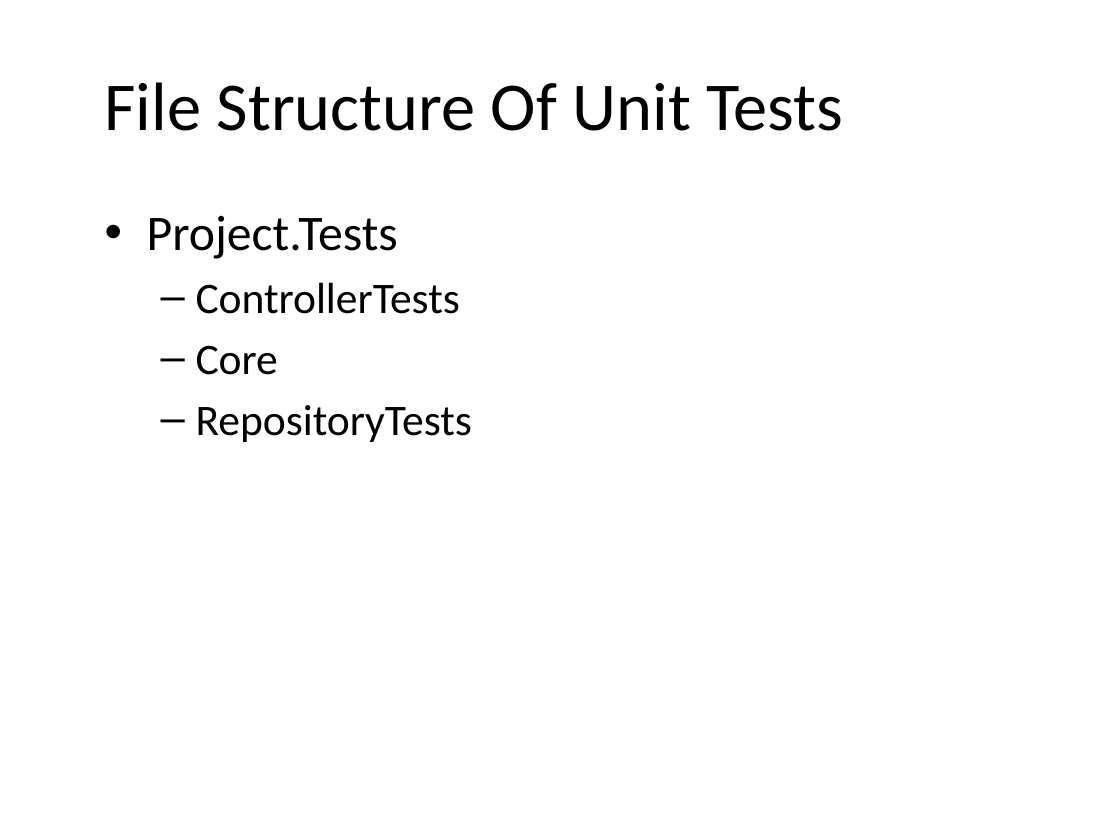
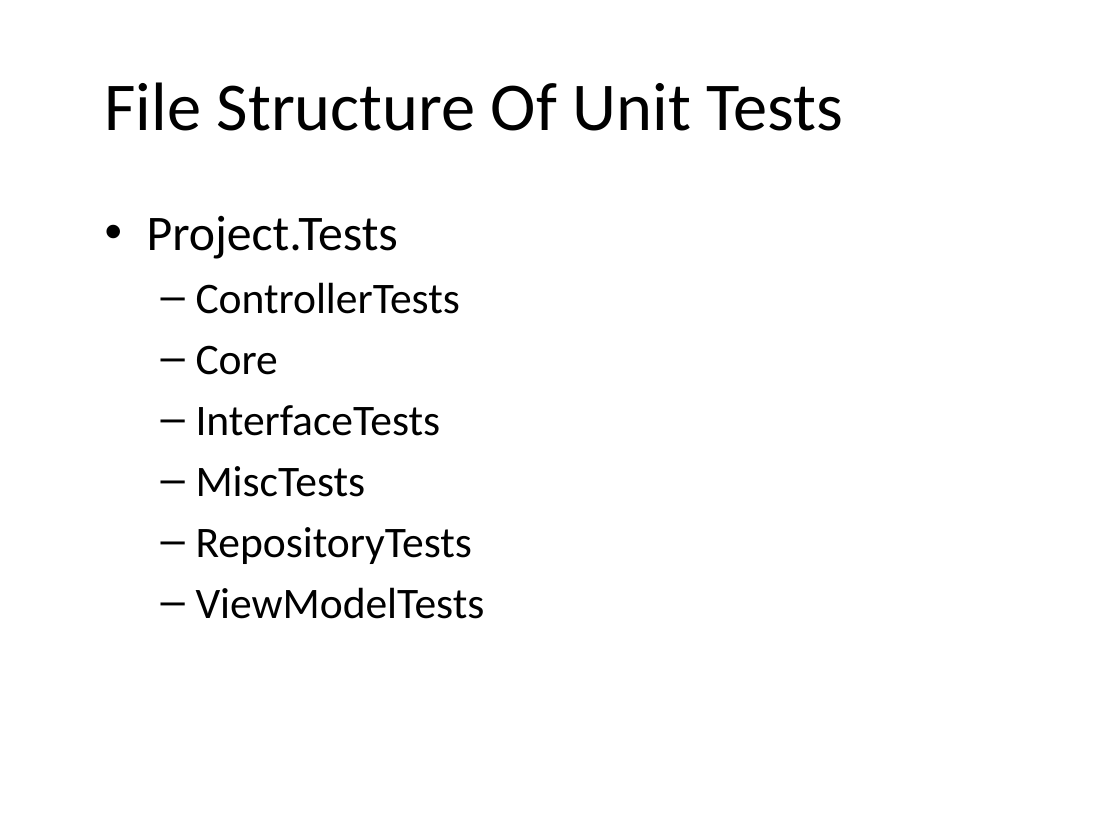
Before and after one commit to jSylvestre/ResharperTemplates, a slide deck: slide 28 of How To Write Unit Tests.pptx (slide 26 before the commit). Drawn at 1120x840 pixels with LibreOffice and Linux fonts; fonts in the diff are those of the drawing; background and template pictures are left out. Boxes give left, top, right and bottom in pixels: in the first picture for what was removed or moved away, otherwise in the second. Text is boxed around its words. In the diff, an @@ line names an element or a change of style, - is before the commit and + after.

```diff
--- a/How To Write Unit Tests.pptx
+++ b/How To Write Unit Tests.pptx
@@ text at (196,405,441,497): paragraphs added @@
+  – InterfaceTests
+  – MiscTests
@@ text at (196,587,485,619): paragraph added @@
+  – ViewModelTests
```
Also in this commit, not shown: 5 slides added.
